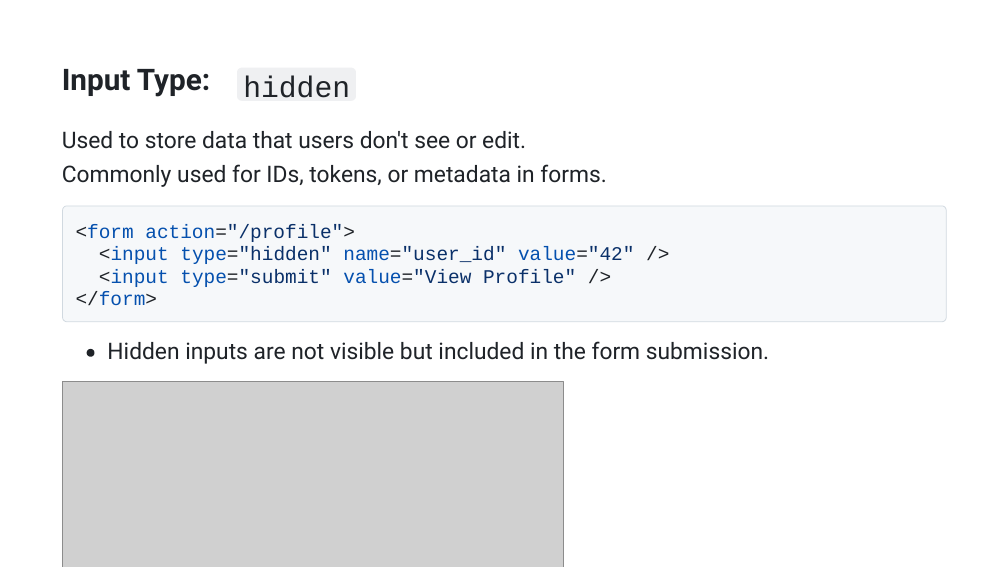
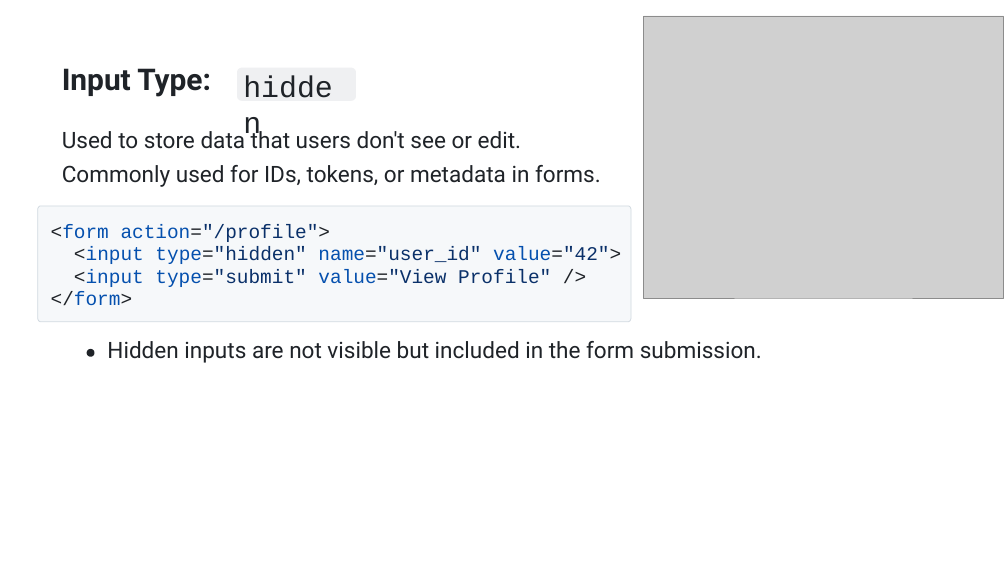
Before and after one commit to AhmedOsman101/Obsidian, a slide deck: slide 15 of src/College/yearTwo/firstTerm/WebDevelopment/tasks/presentation.pptx (slide 17 before the commit). Drawn at 1008x567 pixels with LibreOffice and Linux fonts; fonts in the diff are those of the drawing; grey boxes stand for pictures. Boxes give left, top, right and bottom in pixels: in the first picture for what was removed or moved away, otherwise in the second. Text is boxed around its words. In the diff, an @@ line names an element or a change of style, - is before the commit and + after.

```diff
--- a/src/College/yearTwo/firstTerm/WebDevelopment/tasks/presentation.pptx
+++ b/src/College/yearTwo/firstTerm/WebDevelopment/tasks/presentation.pptx
@@ freeform shape added at (0, 0, 1008, 567), fill #FFFFFF @@
@@ picture: place and size @@
-picture at (62, 381, 563, 567)
+picture at (644, 16, 1004, 298)
@@ text "hidden" at (155, 247, 306, 264): size 28.3 to 28.5 pt @@
@@ freeform shape: place and size @@
-freeform shape at (63, 206, 947, 321)
+freeform shape at (38, 206, 631, 321)
@@ freeform shape: place and size @@
-freeform shape at (63, 206, 947, 321)
+freeform shape at (38, 206, 631, 321)
@@ text at (74, 247, 621, 264): text changed @@
-<input type="hidden" name="user_id" value="42" />
+<input type="hidden" name="user_id" value="42">
@@ 3 texts: place and size @@
-3 texts at (76, 225, 576, 305)
+3 texts at (51, 225, 551, 306)
@@ size 21.7 to 21.5 pt in 3 elements at (62, 128, 521, 149), (62, 165, 601, 187), (107, 341, 762, 363) @@
```
Also in this commit, not shown: 40 other slides changed, 1 slide added, 3 slides removed, 1 other file.
